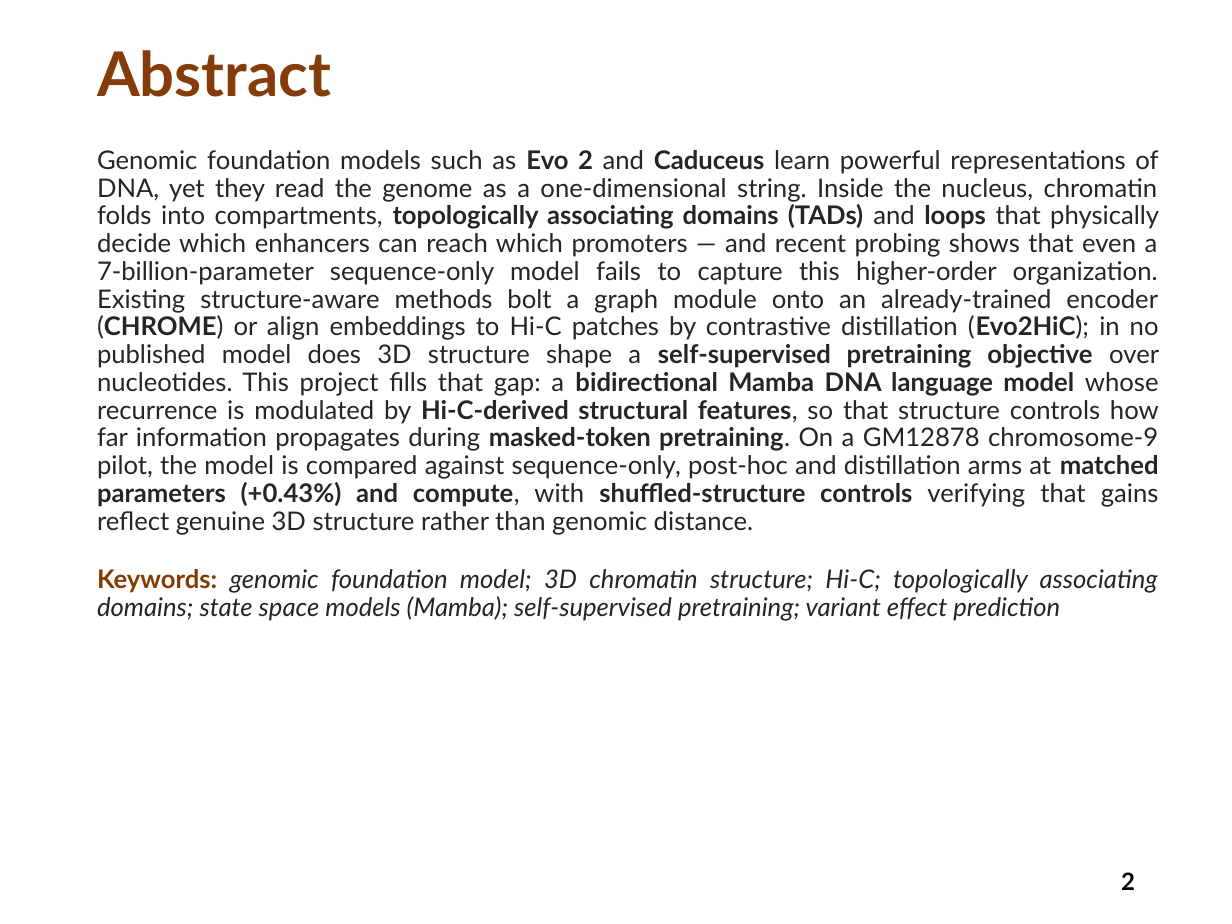
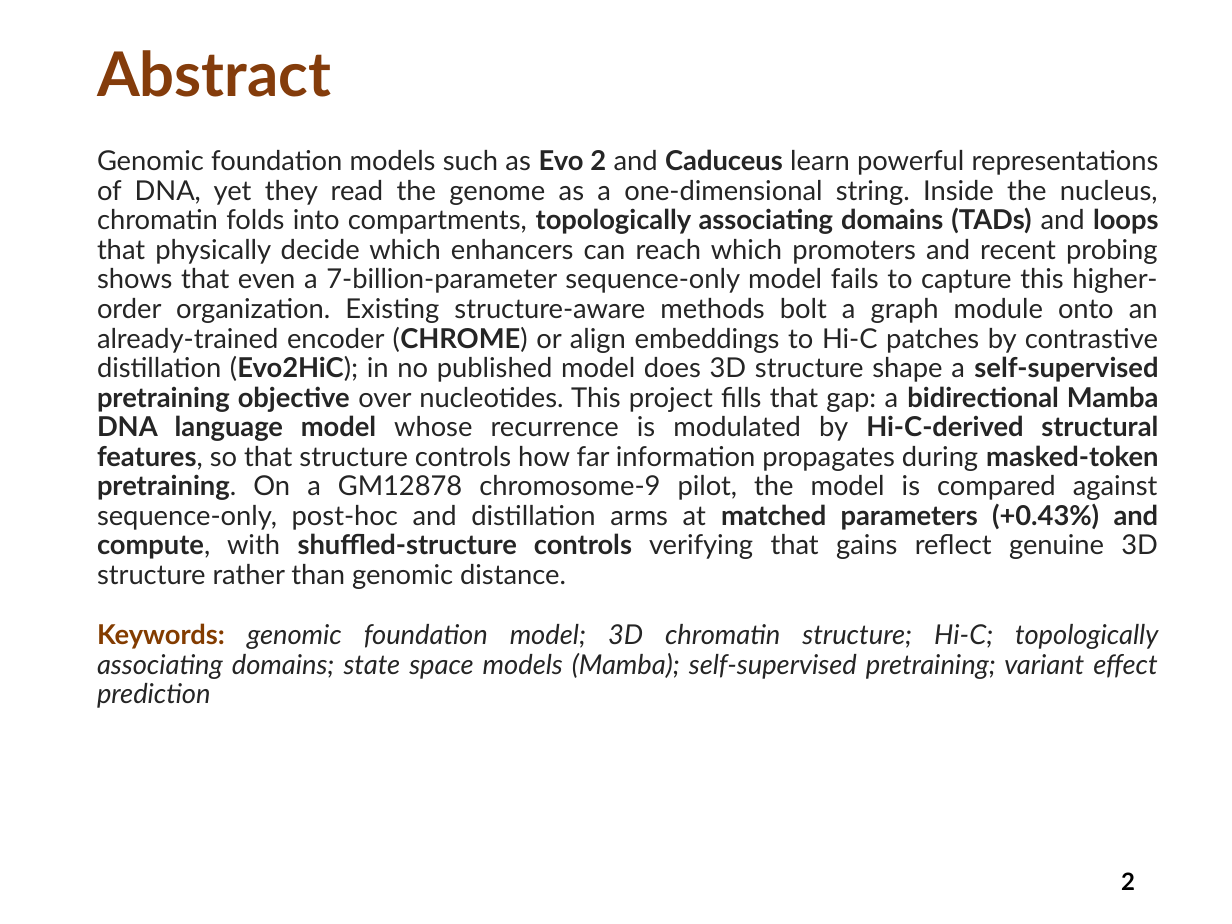
Before and after one commit to charansaiponnada/3D-Chromatin-Aware-Genomic-FM, a slide deck: slide 2 of presentations/Mini_Project_Review_0.pptx. Drawn at 1232x924 pixels with LibreOffice and Linux fonts; fonts in the diff are those of the drawing. Boxes give left, top, right and bottom in pixels: in the first picture for what was removed or moved away, otherwise in the second. Text is boxed around its words. In the diff, an @@ line names an element or a change of style, - is before the commit and + after.

```diff
--- a/presentations/Mini_Project_Review_0.pptx
+++ b/presentations/Mini_Project_Review_0.pptx
@@ text at (x1=97, y1=149, x2=1159, y2=589): text changed; size 15 to 16 pt @@
-Genomic foundation models such as Evo 2 and Caduceus learn powerful representations of DNA, yet they read the genome as a one-dimensional string. Inside the nucleus, chromatin folds into compartments, topologically associating domains (TADs) and loops that physically decide which enhancers can reach which promoters — and recent probing shows that even a 7-billion-parameter sequence-only model fails to capture this higher-order organization. Existing structure-aware methods bolt a graph module onto an already-trained encoder (CHROME) or align embeddings to Hi-C patches by contrastive distillation (Evo2HiC); in no published model does 3D structure shape a self-supervised pretraining objective over nucleotides. This project fills that gap: a bidirectional Mamba DNA language model whose recurrence is modulated by Hi-C-derived structural features, so that structure controls how far information propagates during masked-token pretraining. On a GM12878 chromosome-9 pilot, the model is compared against sequence-only, post-hoc and distillation arms at matched parameters (+0.43%) and compute, with shuffled-structure controls verifying that gains reflect genuine 3D structure rather than genomic distance.
+Genomic foundation models such as Evo 2 and Caduceus learn powerful representations of DNA, yet they read the genome as a one-dimensional string. Inside the nucleus, chromatin folds into compartments, topologically associating domains (TADs) and loops that physically decide which enhancers can reach which promoters and recent probing shows that even a 7-billion-parameter sequence-only model fails to capture this higher-order organization. Existing structure-aware methods bolt a graph module onto an already-trained encoder (CHROME) or align embeddings to Hi-C patches by contrastive distillation (Evo2HiC); in no published model does 3D structure shape a self-supervised pretraining objective over nucleotides. This project fills that gap: a bidirectional Mamba DNA language model whose recurrence is modulated by Hi-C-derived structural features, so that structure controls how far information propagates during masked-token pretraining. On a GM12878 chromosome-9 pilot, the model is compared against sequence-only, post-hoc and distillation arms at matched parameters (+0.43%) and compute, with shuffled-structure controls verifying that gains reflect genuine 3D structure rather than genomic distance.
@@ text at (x1=97, y1=623, x2=1158, y2=708): size 15 to 16 pt in "Keywords: genomic foundation model; 3D chromatin structure; ..." @@
```
Also in this commit, not shown: 10 other slides changed, 7 other files.
